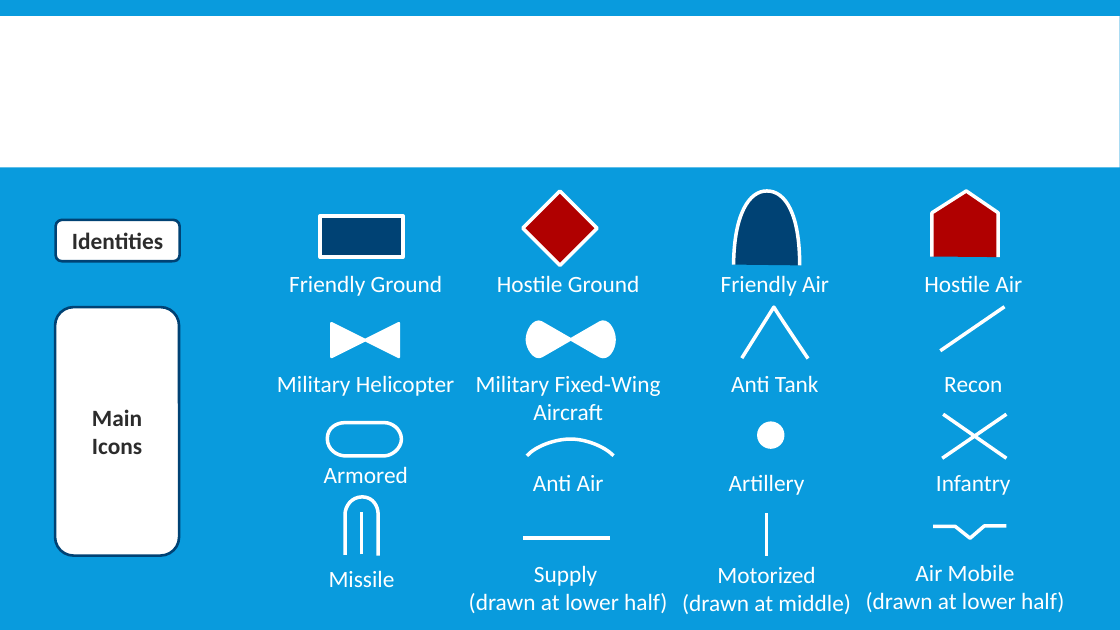
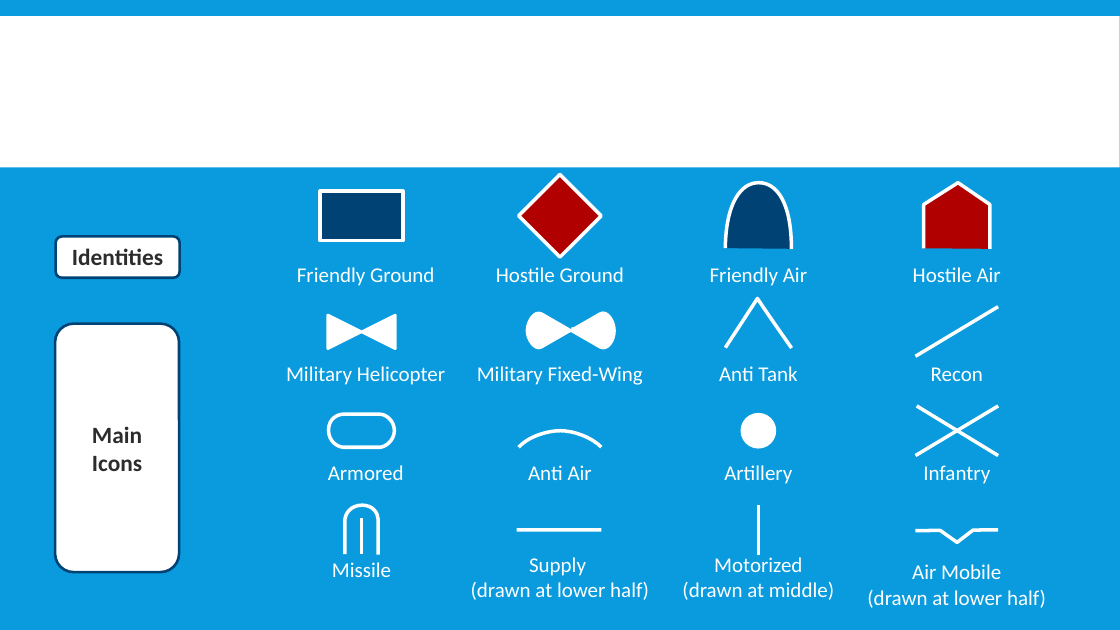
Before and after one commit to FlightControl-Master/MOOSE, a slide deck: slide 5 of Moose Training/Presentations/DCS World - MOOSE - Detection - Part 1 - Explanation.pptx. Drawn at 1120x630 pixels with LibreOffice and Linux fonts; fonts in the diff are those of the drawing; background and template pictures are left out. Boxes give left, top, right and bottom in pixels: in the first picture for what was removed or moved away, otherwise in the second. Text is boxed around its words. In the diff, an @@ line names an element or a change of style, - is before the commit and + after.

```diff
--- a/Moose Training/Presentations/DCS World - MOOSE - Detection - Part 1 - Explanation.pptx
+++ b/Moose Training/Presentations/DCS World - MOOSE - Detection - Part 1 - Explanation.pptx
@@ rectangle resized from (x1=523, y1=191, x2=597, y2=266) to (x1=519, y1=174, x2=602, y2=258) @@
@@ rectangle resized from (x1=320, y1=216, x2=402, y2=257) to (x1=320, y1=191, x2=402, y2=240) @@
@@ freeform shape resized from (x1=734, y1=191, x2=800, y2=266) to (x1=726, y1=183, x2=792, y2=250) @@
@@ rounded rectangle "Identities" moved from (x1=55, y1=220, x2=180, y2=261) to (x1=55, y1=236, x2=180, y2=277) @@
@@ 5 texts, 1 freeform shape moved together from (x1=721, y1=275, x2=1022, y2=495) to (x1=710, y1=267, x2=1001, y2=484) @@
@@ rounded rectangle "Main" moved from (x1=55, y1=308, x2=180, y2=556) to (x1=55, y1=323, x2=180, y2=572) @@
@@ flow chart collate moved from (x1=332, y1=323, x2=399, y2=357) to (x1=328, y1=315, x2=395, y2=349) @@
@@ 2 texts, 1 freeform shape moved together from (x1=277, y1=275, x2=614, y2=396) to (x1=286, y1=267, x2=614, y2=385) @@
@@ text in freeform shape at (x1=557, y1=326, x2=583, y2=336): text added @@
+1
@@ line moved from (940, 351) - (1005, 307) to (916, 356) - (998, 307) @@
@@ size 20 to 18 pt in 16 elements at (x1=328, y1=465, x2=404, y2=480), (x1=867, y1=564, x2=1046, y2=608), (x1=332, y1=562, x2=391, y2=577), (x1=286, y1=366, x2=445, y2=385), (x1=297, y1=267, x2=434, y2=286), (x1=471, y1=557, x2=649, y2=600), (x1=682, y1=554, x2=834, y2=600), (x1=496, y1=267, x2=624, y2=282), (x1=528, y1=465, x2=592, y2=480), (x1=724, y1=465, x2=792, y2=484), (x1=913, y1=267, x2=1001, y2=282), (x1=931, y1=367, x2=983, y2=381), (x1=923, y1=465, x2=990, y2=484), (x1=710, y1=267, x2=807, y2=286), (x1=719, y1=366, x2=797, y2=381), (x1=477, y1=366, x2=643, y2=385) @@
@@ freeform shape resized from (x1=328, y1=423, x2=402, y2=455) to (x1=329, y1=414, x2=394, y2=447) @@
@@ text at (x1=533, y1=404, x2=603, y2=420): paragraph removed @@
-Aircraft
@@ ellipse resized from (x1=759, y1=423, x2=784, y2=448) to (x1=742, y1=414, x2=775, y2=447) @@
@@ line moved from (943, 459) - (1007, 414) to (916, 455) - (998, 406) @@
@@ line moved from (1007, 459) - (944, 414) to (998, 455) - (917, 406) @@
@@ 5 texts, 2 freeform shapes moved together from (x1=469, y1=191, x2=999, y2=613) to (x1=471, y1=183, x2=991, y2=600) @@
@@ freeform shape resized from (x1=345, y1=497, x2=378, y2=556) to (x1=345, y1=505, x2=378, y2=555) @@
@@ line moved from (767, 555) - (767, 513) to (759, 555) - (759, 505) @@
@@ line moved from (361, 555) - (361, 513) to (361, 554) - (361, 518) @@
@@ line moved from (523, 539) - (610, 539) to (517, 530) - (602, 530) @@
@@ freeform shape resized from (x1=933, y1=526, x2=1007, y2=539) to (x1=916, y1=530, x2=998, y2=543) @@
@@ text "Missile" moved from (x1=329, y1=570, x2=395, y2=587) to (x1=332, y1=562, x2=391, y2=577) @@
@@ text "Motorized" moved from (x1=682, y1=566, x2=851, y2=614) to (x1=682, y1=554, x2=834, y2=600) @@
```
Also in this commit, not shown: 2 other slides changed, 7 other files.
